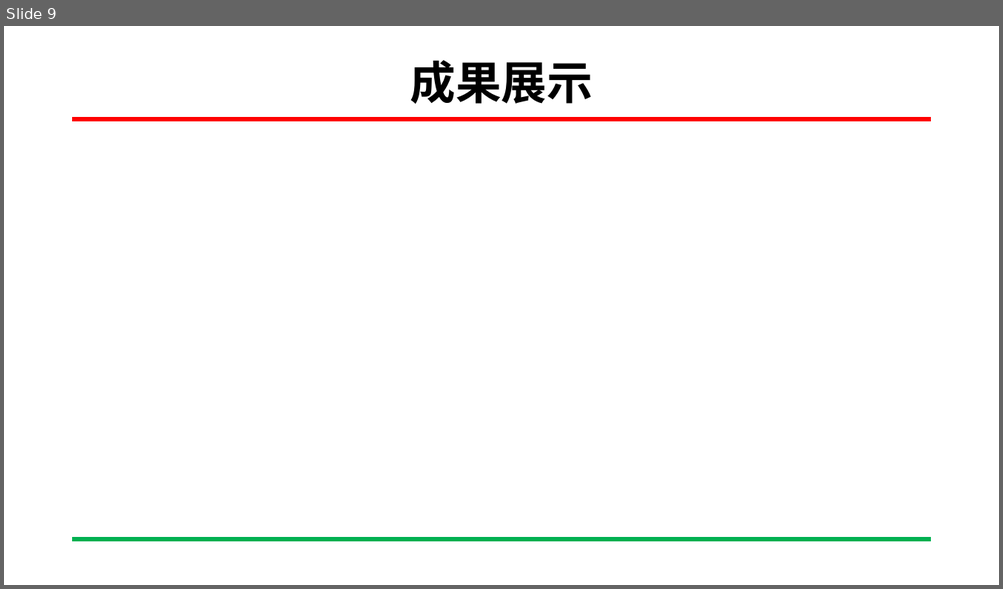
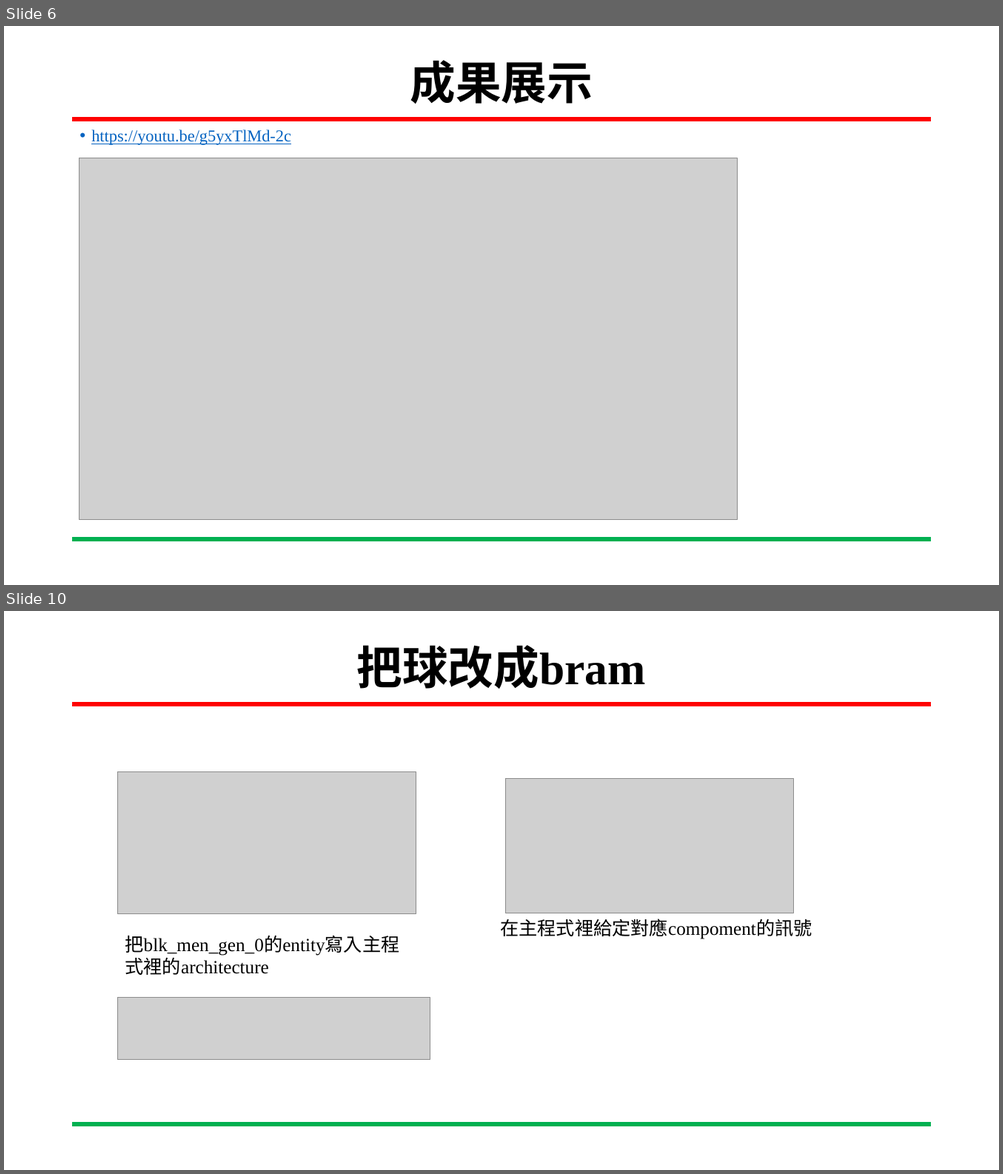
Before and after one commit to yihong92/FPGA, a slide deck: HW5/HW5-2 顯示乒乓球及(球改成圖片bouns)/HW5-2 顯示乒乓球(及球改成圖片bouns).pptx. Shown one above the other, each under a label of ours: slide 9 before the commit, slides 6 and 10 after it; the slides between them are not shown. The pictures are 1003x589 and 1003x1174 pixels, drawn with LibreOffice and Linux fonts; fonts in the diff are those of the drawing; grey boxes stand for pictures; background and template pictures are left out. Boxes give left, top, right and bottom in pixels: in the first picture for what was removed or moved away, otherwise in the second. Text is boxed around its words. In the diff, an @@ line names an element or a change of style, - is before the commit and + after.

```diff
--- a/HW5/HW5-2 顯示乒乓球及(球改成圖片bouns)/HW5-2 顯示乒乓球(及球改成圖片bouns).pptx
+++ b/HW5/HW5-2 顯示乒乓球及(球改成圖片bouns)/HW5-2 顯示乒乓球(及球改成圖片bouns).pptx
@@ slide 10 added at <box>4,611,999,1170</box>, background #FFFFFF; not listed: 2 template elements that a slide beside it also shows @@
@@ title added at <box>357,645,646,689</box>, 44 pt, text #000000, bold @@
+把球改成bram
@@ picture added at <box>117,772,416,914</box> @@
@@ picture added at <box>506,779,794,913</box> @@
@@ text added at <box>500,919,811,940</box>, 18 pt, text #000000 @@
+在主程式裡給定對應compoment的訊號
@@ text added at <box>125,935,400,956</box>, 18 pt, text #000000 @@
+把blk_men_gen_0的entity寫入主程式裡的architecture
@@ picture added at <box>117,997,430,1059</box> @@
@@ what was slide 9 is now slide 6 @@
@@ slide 6 changed as well @@
@@ text added at <box>91,130,291,145</box>, 16 pt, text #0563C1, underline @@
+• https://youtu.be/g5yxTlMd-2c
@@ picture added at <box>79,158,737,520</box> @@
```
Also in this commit, not shown: 7 other slides changed, 3 other slides added, 12 slides removed, 1 other file.
